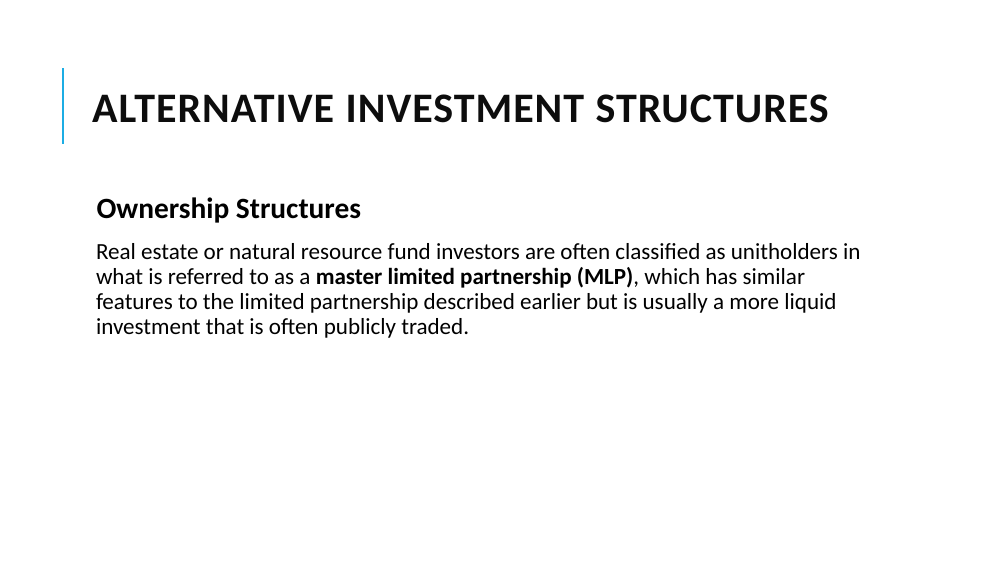
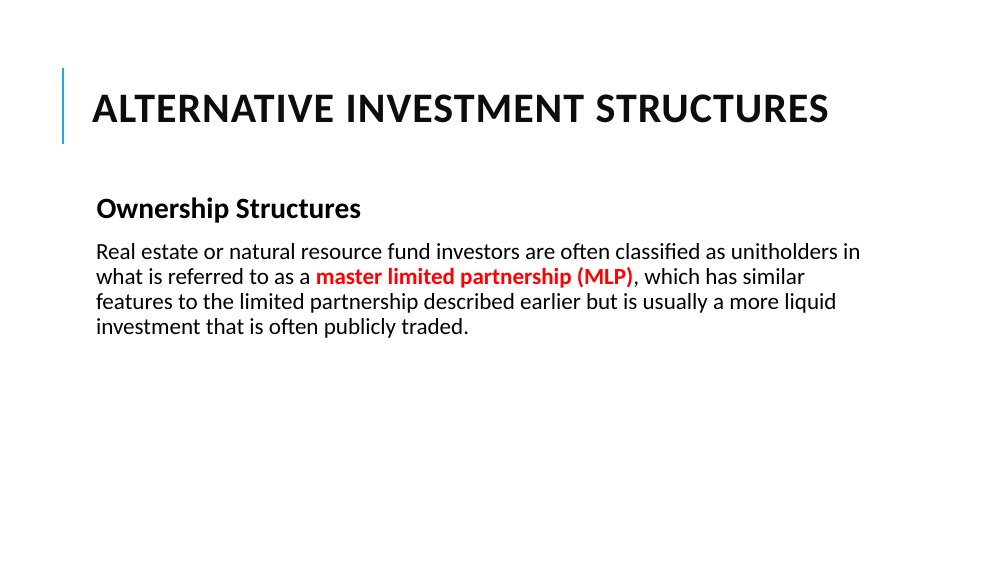
Before and after one commit to Isco0530/data, a slide deck: slide 19 of 2024Alternative.pptx. Drawn at 1008x567 pixels with LibreOffice and Linux fonts; fonts in the diff are those of the drawing. Boxes give left, top, right and bottom in pixels: in the first picture for what was removed or moved away, otherwise in the second. Text is boxed around its words. In the diff, an @@ line names an element or a change of style, - is before the commit and + after.

```diff
--- a/2024Alternative.pptx
+++ b/2024Alternative.pptx
@@ text at box(96, 243, 860, 338): text colour #000000 to #FF0000 in "master limited partnership (MLP)," @@
```
Also in this commit, not shown: 1 other slide changed, 3 slides added, 1 other file.
